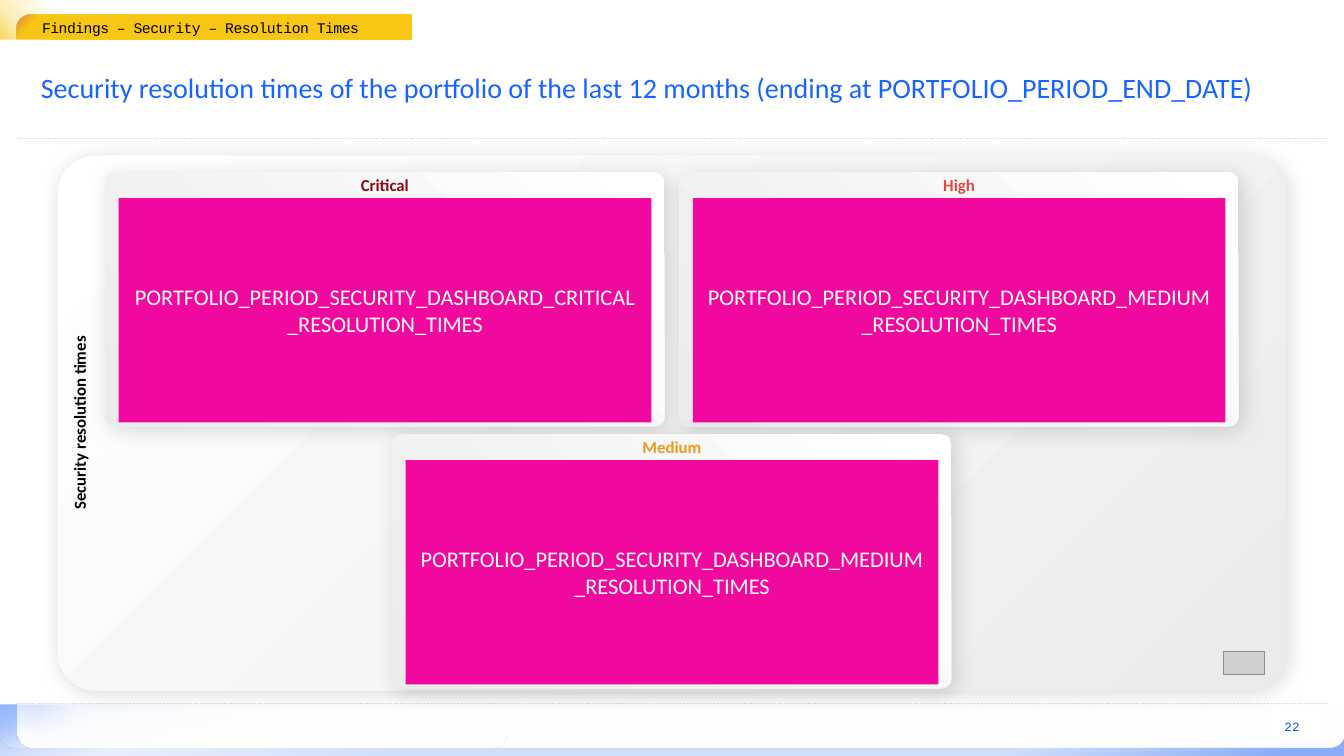
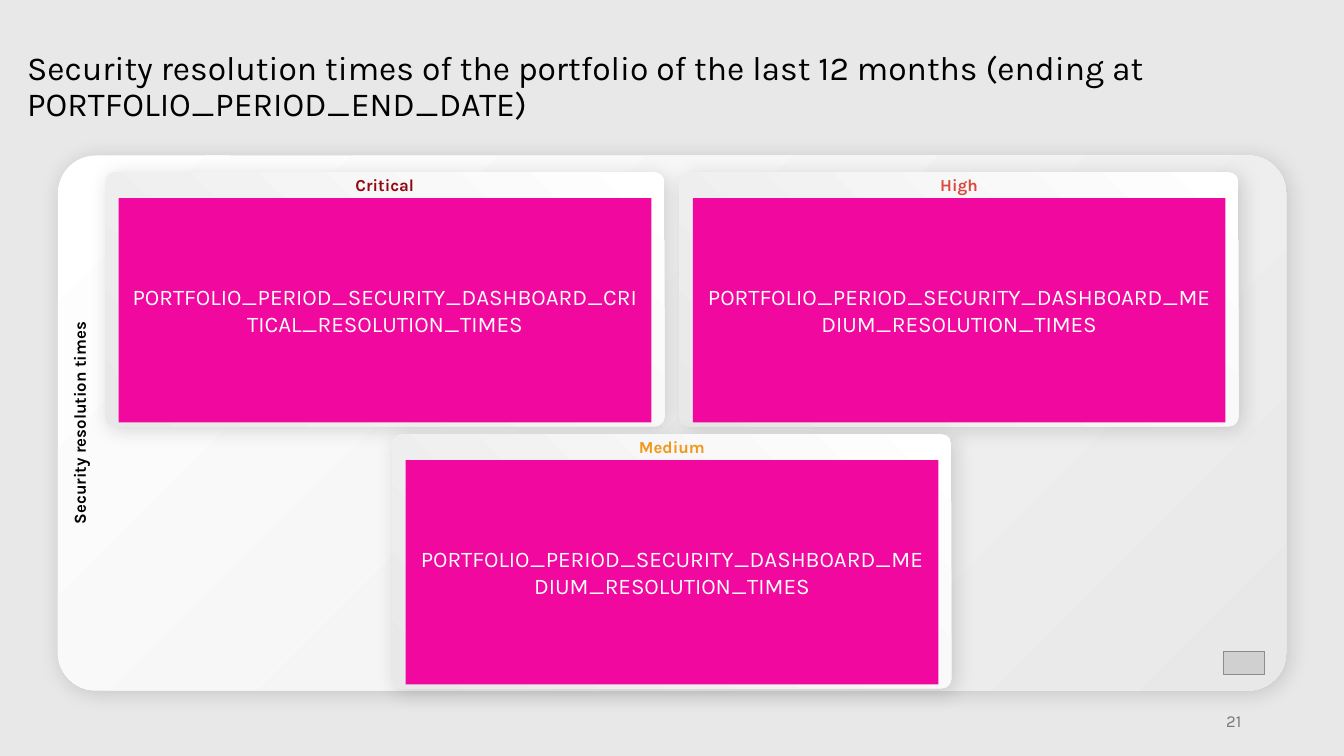
Before and after one commit to mardibiase/sigrid-integrations, a slide deck: slide 21 of report-generator/src/report_generator/presets/templates/portfolio-overview.pptx (slide 22 before the commit). Drawn at 1344x756 pixels with LibreOffice and Linux fonts; fonts in the diff are those of the drawing; grey boxes stand for pictures; background and template pictures are left out. Boxes give left, top, right and bottom in pixels: in the first picture for what was removed or moved away, otherwise in the second. Text is boxed around its words. In the diff, an @@ line names an element or a change of style, - is before the commit and + after.

```diff
--- a/report-generator/src/report_generator/presets/templates/portfolio-overview.pptx
+++ b/report-generator/src/report_generator/presets/templates/portfolio-overview.pptx
@@ background #FFFFFF to #E8E8E8 @@
@@ rectangle removed at (0, 0, 152, 46) @@
@@ rounded rectangle removed at (17, 14, 139, 56) @@
@@ text removed at (42, 14, 411, 39) @@
-Findings – Security – Resolution Times
@@ rectangle removed at (0, 39, 313, 74) @@
@@ title "Security resolution times of the ..." at (27, 55, 1143, 120): size 20 to 24 pt, font Calibri to Karla, text colour #1864FF to #000000; line spacing 1 to 0.9 @@
@@ line removed from (1327, 138) to (17, 138) @@
@@ rounded rectangle "Security resolution times" at (57, 155, 1286, 691): font Calibri to Karla, text colour #020202 to #000000; fill gradient #FFFFFF to #EBEBEB to gradient #FFFFFF to #E8E8E8 @@
@@ font Calibri to Karla; fill gradient #FFFFFF to #EBEBEB to gradient #FFFFFF to #E8E8E8 in 3 elements at (105, 172, 664, 426), (680, 172, 1239, 426), (392, 435, 952, 689) @@
@@ font Calibri to Karla in 3 elements at (119, 199, 651, 423), (693, 199, 1225, 423), (405, 461, 938, 686) @@
@@ rectangle removed at (0, 530, 1344, 705) @@
@@ rounded rectangle removed at (0, 689, 1344, 747) @@
@@ rectangle removed at (0, 699, 1344, 756) @@
@@ line removed from (16, 704) to (1329, 704) @@
@@ rounded rectangle removed at (17, 690, 489, 747) @@
@@ rounded rectangle removed at (17, 690, 411, 747) @@
@@ rounded rectangle removed at (35, 690, 507, 747) @@
@@ page number added at (1226, 716, 1241, 727), 12 pt, text #797979 @@
+21
@@ rectangle removed at (1272, 709, 1322, 738) @@
@@ page number removed at (1284, 722, 1299, 731) @@
-22
```
Also in this commit, not shown: 21 other slides changed, 1 slide added, 3 slides removed.
